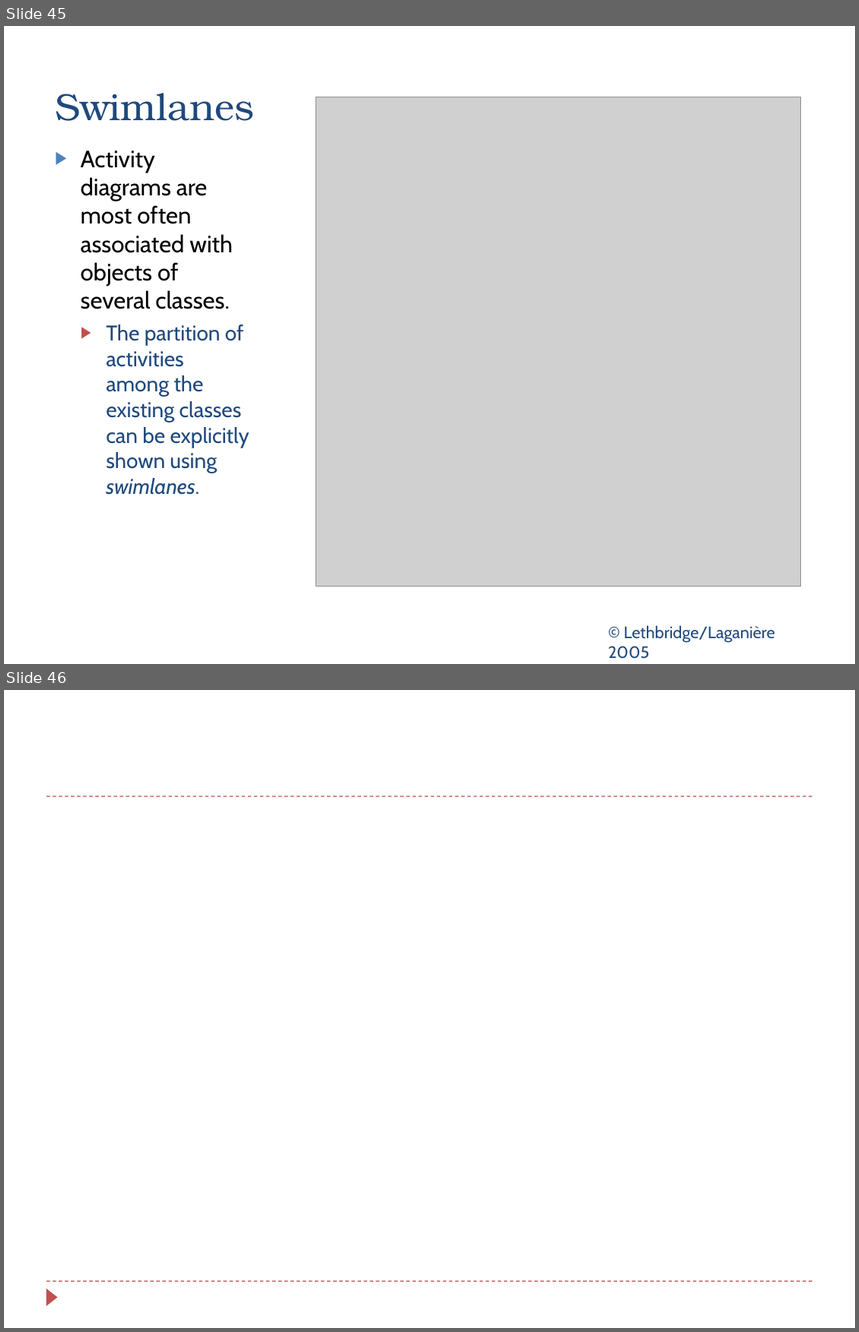
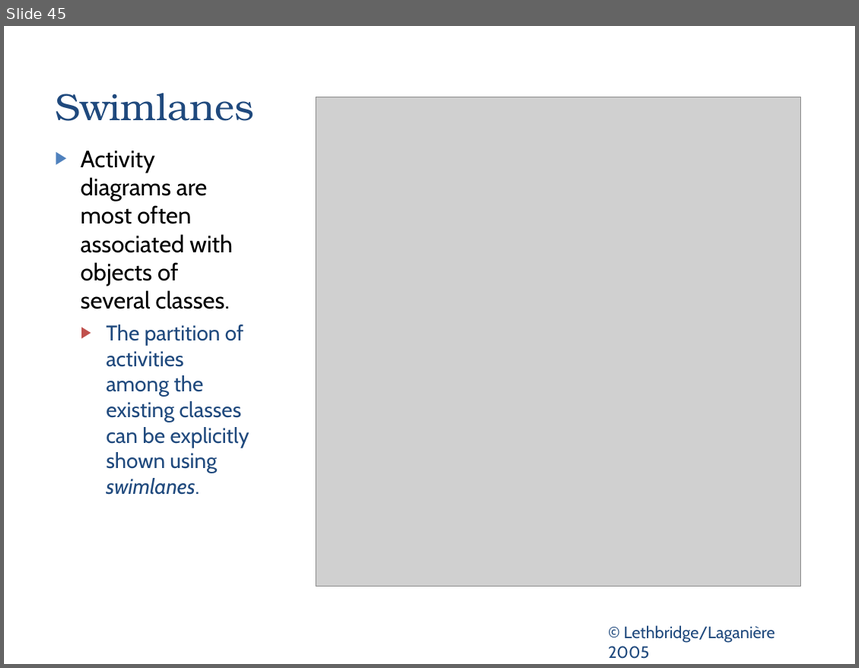
Before and after one commit to zarras/myy803-slides, a slide deck: 5-SoftEng-Modeling.ppt. Shown one above the other, each under a label of ours: slides 45 and 46 before the commit, slide 45 after it. The pictures are 859x1332 and 859x668 pixels, drawn with LibreOffice and Linux fonts; fonts in the diff are those of the drawing; grey boxes stand for pictures. Boxes give left, top, right and bottom in pixels: in the first picture for what was removed or moved away, otherwise in the second. Text is boxed around its words. In the diff, an @@ line names an element or a change of style, - is before the commit and + after.

```diff
--- a/5-SoftEng-Modeling.ppt
+++ b/5-SoftEng-Modeling.ppt
@@ slide 46 removed at [4, 690, 855, 1328], background #FFFFFF @@
@@ line removed from (47, 796) to (813, 796) @@
@@ line removed from (47, 1281) to (813, 1281) @@
@@ triangle removed at [47, 1288, 58, 1306] @@
```
Also in this commit, not shown: 3 other slides removed, 2 other files.
